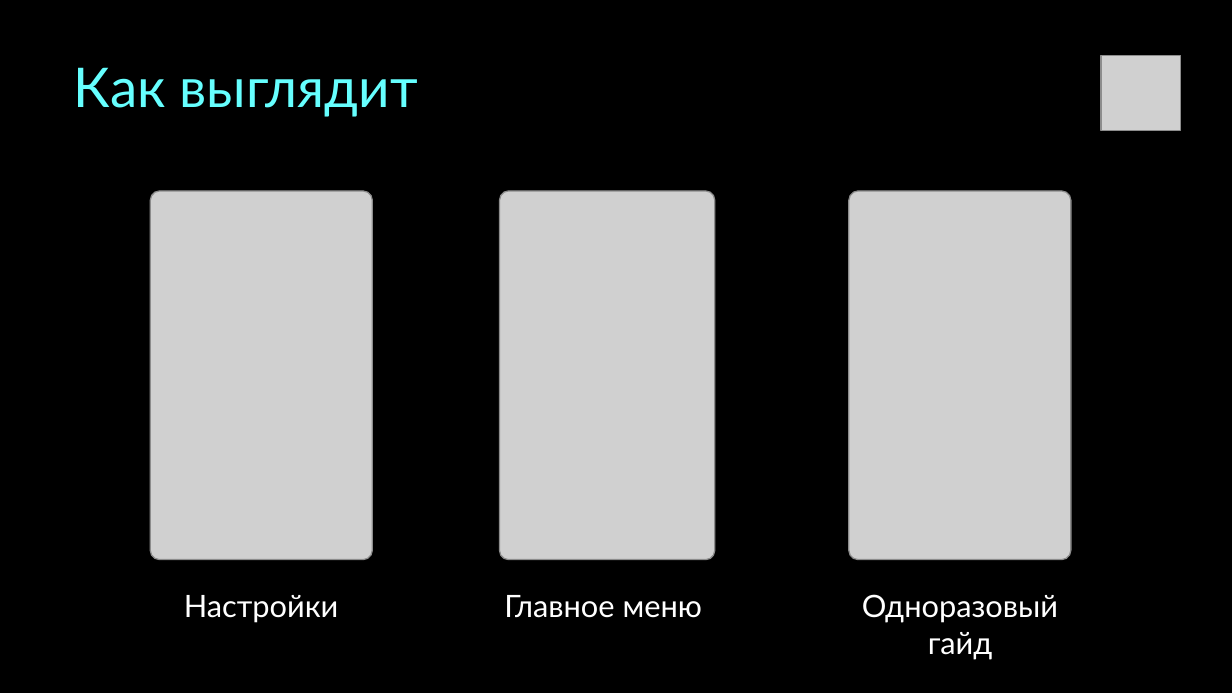
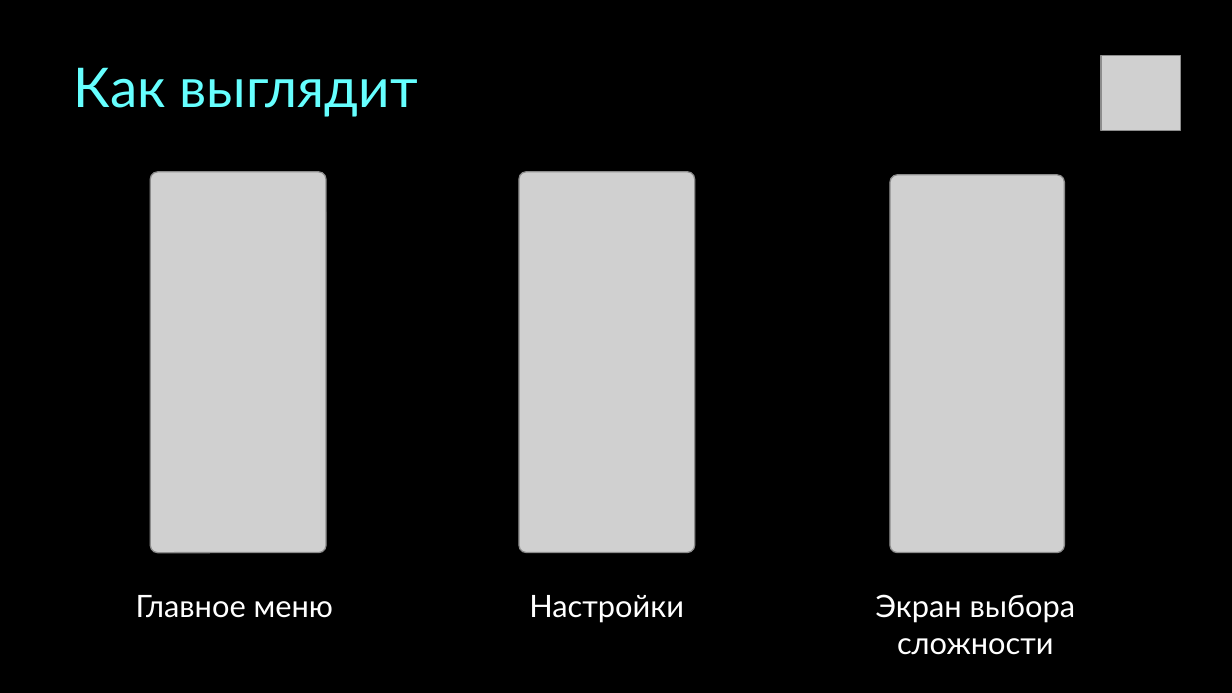
Before and after one commit to cubecrusher/Trance6-2, a slide deck: slide 7 of trjr.pptx (slide 8 before the commit). Drawn at 1232x693 pixels with LibreOffice and Linux fonts; fonts in the diff are those of the drawing; grey boxes stand for pictures. Boxes give left, top, right and bottom in pixels: in the first picture for what was removed or moved away, otherwise in the second. Text is boxed around its words. In the diff, an @@ line names an element or a change of style, - is before the commit and + after.

```diff
--- a/trjr.pptx
+++ b/trjr.pptx
@@ picture: place and size @@
-picture at [150,191,372,559]
+picture at [150,172,326,553]
@@ picture: place and size @@
-picture at [500,191,716,559]
+picture at [519,171,695,552]
@@ picture: place and size @@
-picture at [849,191,1071,559]
+picture at [890,175,1064,553]
@@ text "Главное меню": place and size @@
-text "Главное меню" at [504,595,702,618]
+text "Главное меню" at [136,595,333,618]
@@ text "Настройки": place and size @@
-text "Настройки" at [184,595,339,623]
+text "Настройки" at [529,595,684,623]
@@ text at [875,594,1076,655]: text changed @@
-Одноразовый
-гайд
+Экран выбора
+сложности
```
Also in this commit, not shown: 8 other slides changed, 2 slides added, 2 slides removed.
